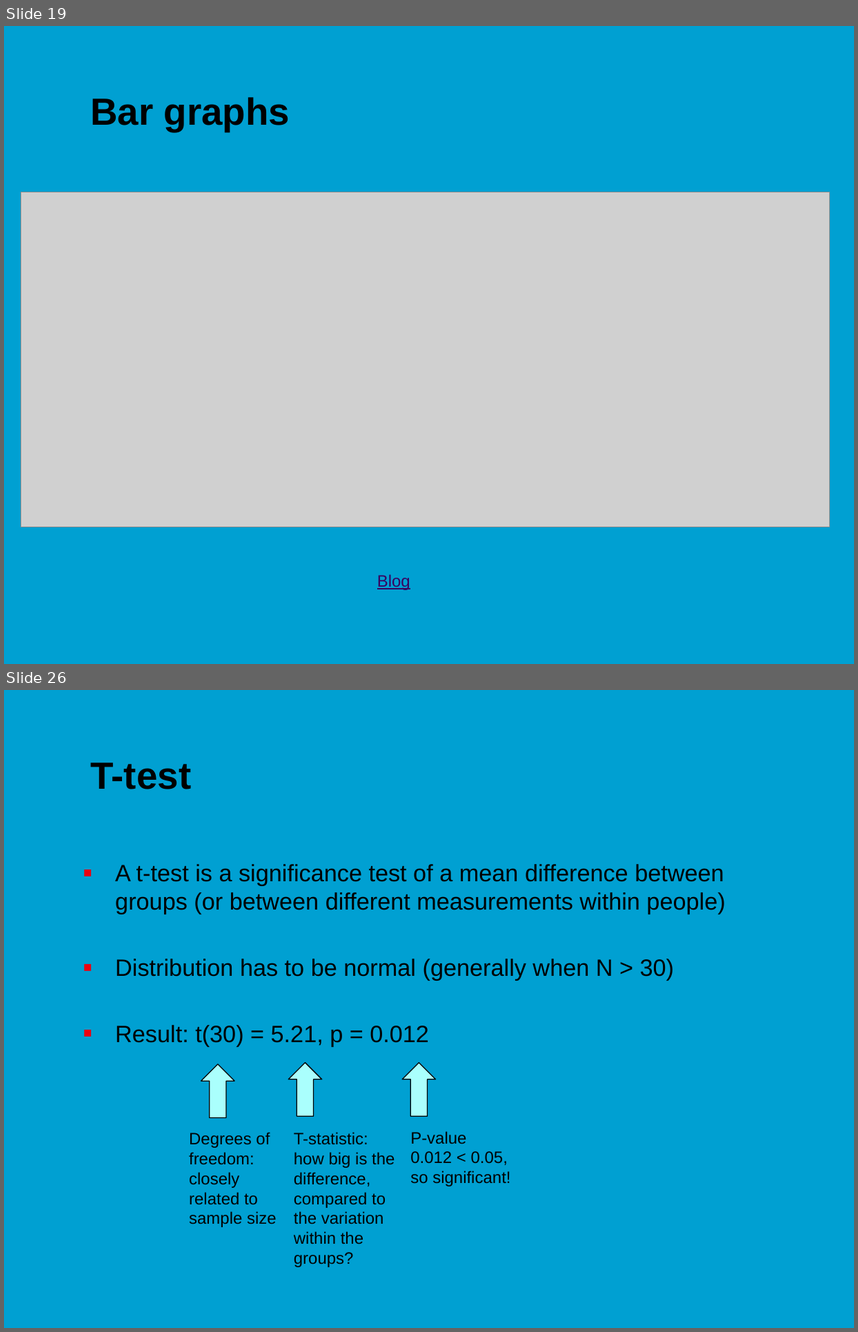
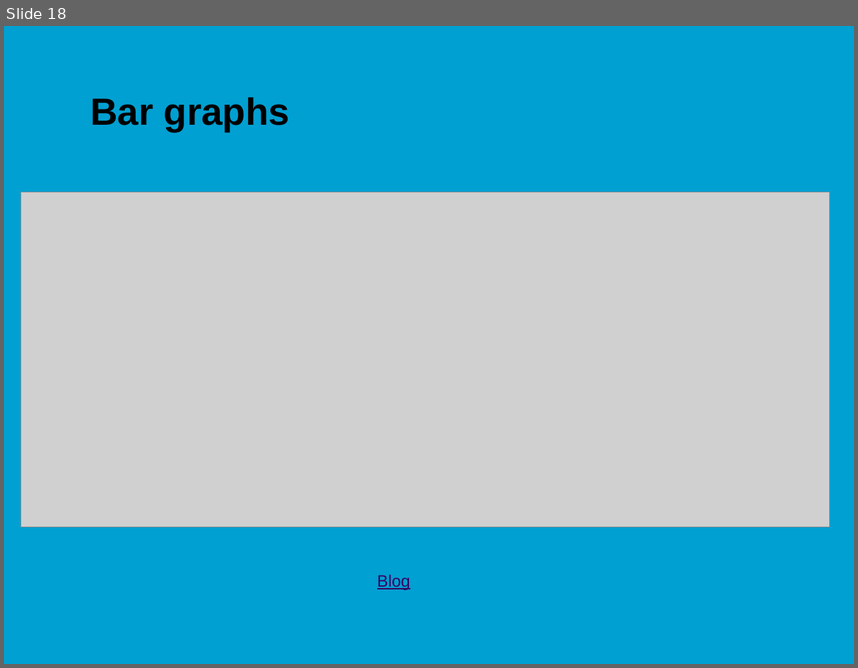
Before and after one commit to jonasmoons/data-driven-learning, a slide deck: slides/Week 2.pptx. Shown one above the other, each under a label of ours: slides 19 and 26 before the commit, slide 18 after it; the slides between them are not shown. The pictures are 858x1332 and 858x668 pixels, drawn with LibreOffice and Linux fonts; fonts in the diff are those of the drawing; grey boxes stand for pictures; background and template pictures are left out. Boxes give left, top, right and bottom in pixels: in the first picture for what was removed or moved away, otherwise in the second. Text is boxed around its words. In the diff, an @@ line names an element or a change of style, - is before the commit and + after.

```diff
--- a/slides/Week 2.pptx
+++ b/slides/Week 2.pptx
@@ slide 26 removed at box(4, 690, 854, 1328), background picture (left out) @@
@@ title removed at box(90, 762, 191, 789) @@
-T-test
@@ text removed at box(115, 864, 725, 1047) @@
-■ A t-test is a significance test of a mean difference between groups (or between different measurements within people)
-■ Distribution has to be normal (generally when N > 30)
-■ Result: t(30) = 5.21, p = 0.012
@@ right arrow removed at box(201, 1064, 234, 1118) @@
@@ right arrow removed at box(289, 1063, 322, 1116) @@
@@ right arrow removed at box(403, 1063, 436, 1116) @@
@@ text removed at box(189, 1132, 277, 1227) @@
-Degrees of freedom: closely related to sample size
@@ text removed at box(294, 1132, 395, 1267) @@
-T-statistic: how big is the difference, compared to the variation within the groups?
@@ text removed at box(410, 1131, 510, 1186) @@
-P-value
-0.012 < 0.05, so significant!
@@ what was slide 19 is now slide 18 @@
```
Also in this commit, not shown: 5 slides changed, 10 slides added, 11 other slides removed, 55 other files.
